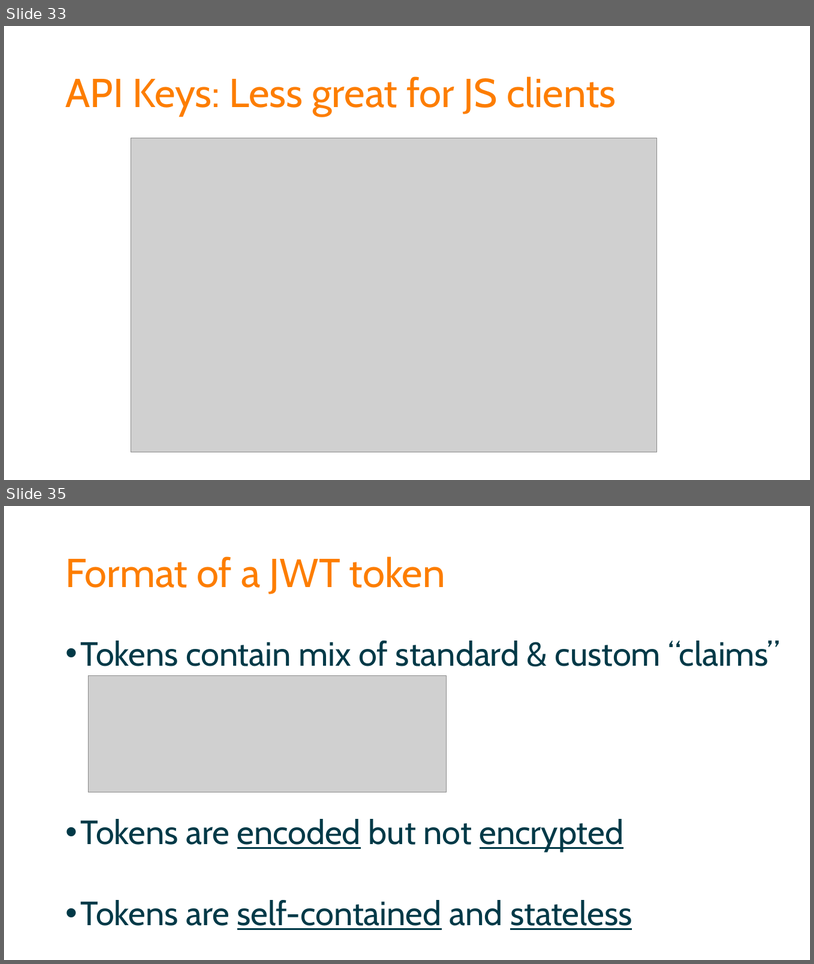
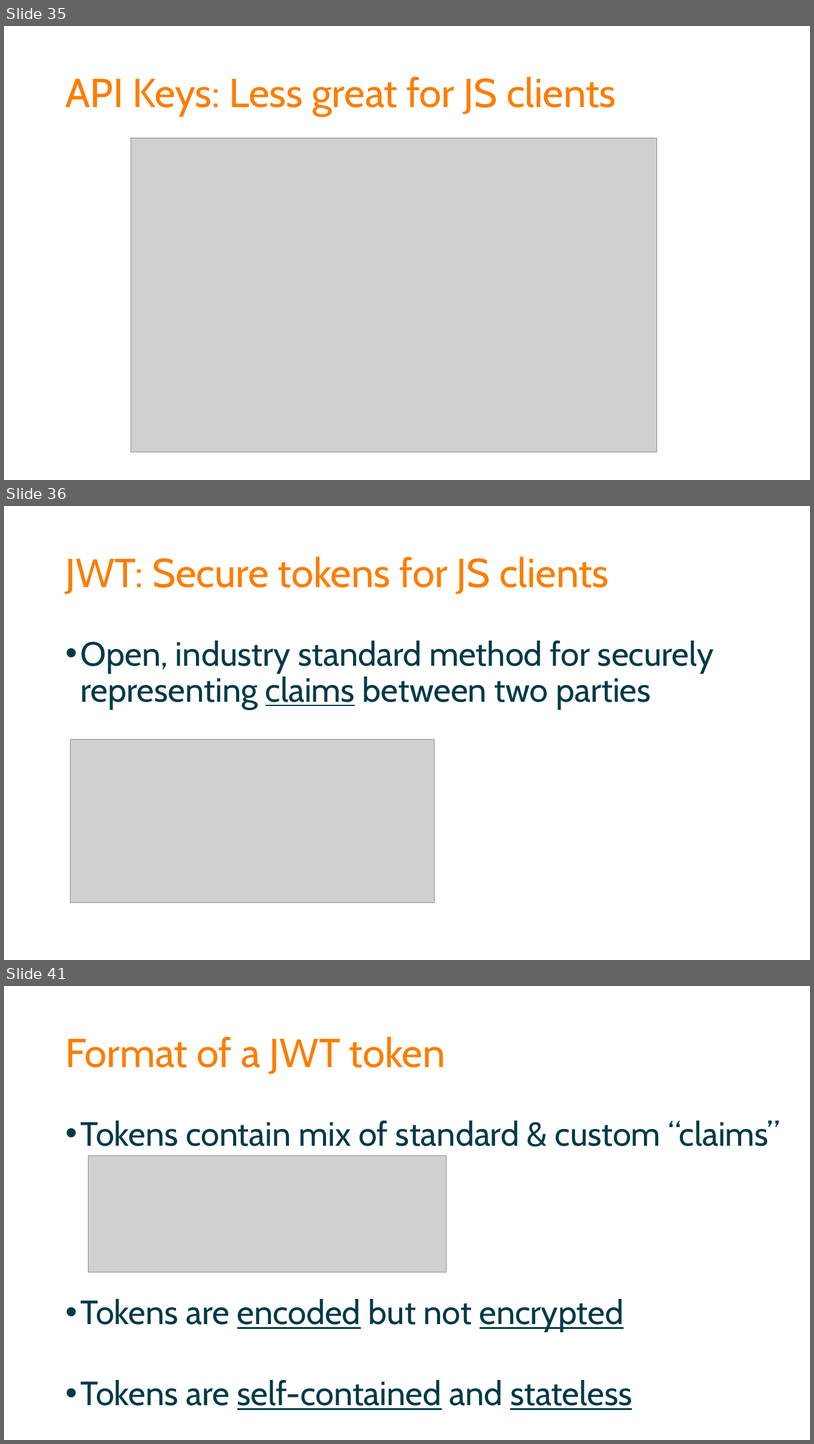
Before and after one commit to spetryjohnson/Securing-Your-API-Endpoints, a slide deck: Securing Your API Endpoints.pptx. Shown one above the other, each under a label of ours: slides 33 and 35 before the commit, slides 35, 36 and 41 after it; the slides between them are not shown. The pictures are 814x964 and 814x1444 pixels, drawn with LibreOffice and Linux fonts; fonts in the diff are those of the drawing; grey boxes stand for pictures. Boxes give left, top, right and bottom in pixels: in the first picture for what was removed or moved away, otherwise in the second. Text is boxed around its words. In the diff, an @@ line names an element or a change of style, - is before the commit and + after.

```diff
--- a/Securing Your API Endpoints.pptx
+++ b/Securing Your API Endpoints.pptx
@@ slide 36 added at box(4, 506, 810, 960), background #FFFFFF @@
@@ title added at box(65, 556, 609, 594), 48 pt, text #FD7D00 @@
+JWT: Secure tokens for JS clients
@@ text added at box(81, 640, 714, 709), 40 pt, text #013947 @@
+• Open, industry standard method for securely representing claims between two parties
@@ picture added at box(71, 739, 435, 902) @@
@@ what was slide 33 is now slide 35 @@
@@ what was slide 35 is now slide 41 @@
```
Also in this commit, not shown: 1 slide changed, 5 other slides added, 4 other files.
